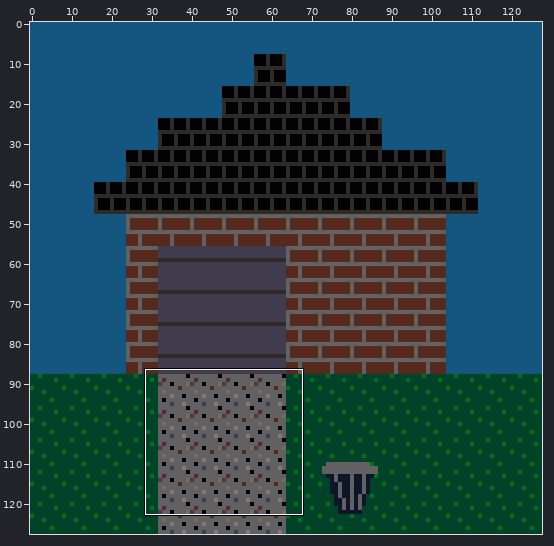
File history of a sprite sheet, _label.png. The picture above shows the old version from afar; the outline marks the close-up.
Close-up. Earlier state:
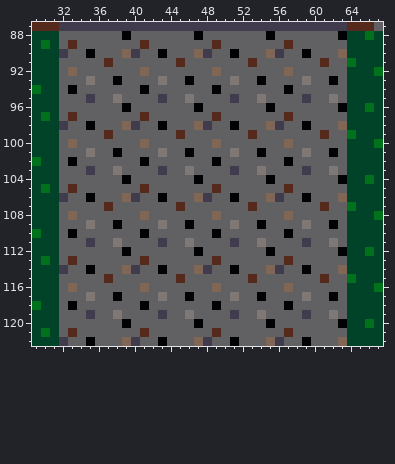
The file is 128x128 pixels. Shown: x 29..67, y 87..122.
Once edited:
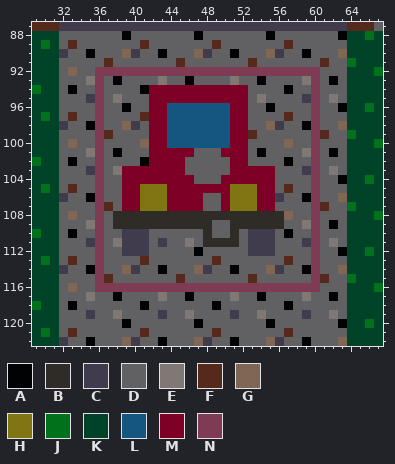
Palette (. is transparent): A #010204  B #2f2b27  C #413b4e  D #616163  E #7f7874  F #55291b  G #7f6655  H #7f7613  J #00721b  K #004328  L #14567f  M #7f0026  N #7f3b54
Changes in this commit:
Changed rows in their new state; - is an unchanged pixel.
first column x 36:
 92 NNNNNNNNNNNNNNNNNNNNNNNNN
 93 N-----------------------N
 94 N-----MMMMMMMMMMM-------N
 95 N-----MMMMMMMMMMM-------N
 96 N-----MMLLLLLLLMM-------N
 97 N-----MMLLLLLLLMM-------N
 98 N-----MMLLLLLLLMM-------N
 99 N-----MMLLLLLLLMM-------N
100 N-----MMLLLLLLLMM-------N
101 N-----MMMMM---MMM-------N
102 N-----MMMM---D-MM-------N
103 N--MMMMMMMD----MMMMM----N
104 N--MMMMMMMMD--MMMMMM----N
105 N--MMHHHMMMMMMMHHHMM----N
106 N--MMHHHMMMMD-MHHHMM----N
107 N--MMHHHMMMM--MHHHMM----N
108 N-BBBBBBBBBBBBBBBBBBB---N
109 N-BBBBBBBBBBB--BBBBBB---N
110 N--CCC------BD-B-CCC----N
111 N--CCC------BBBB-CCC----N
112 N--CCC-----------CCC----N
113 N-----------------------N
114 N-----------------------N
115 N-----------------------N
116 NNNNNNNNNNNNNNNNNNNNNNNNN
